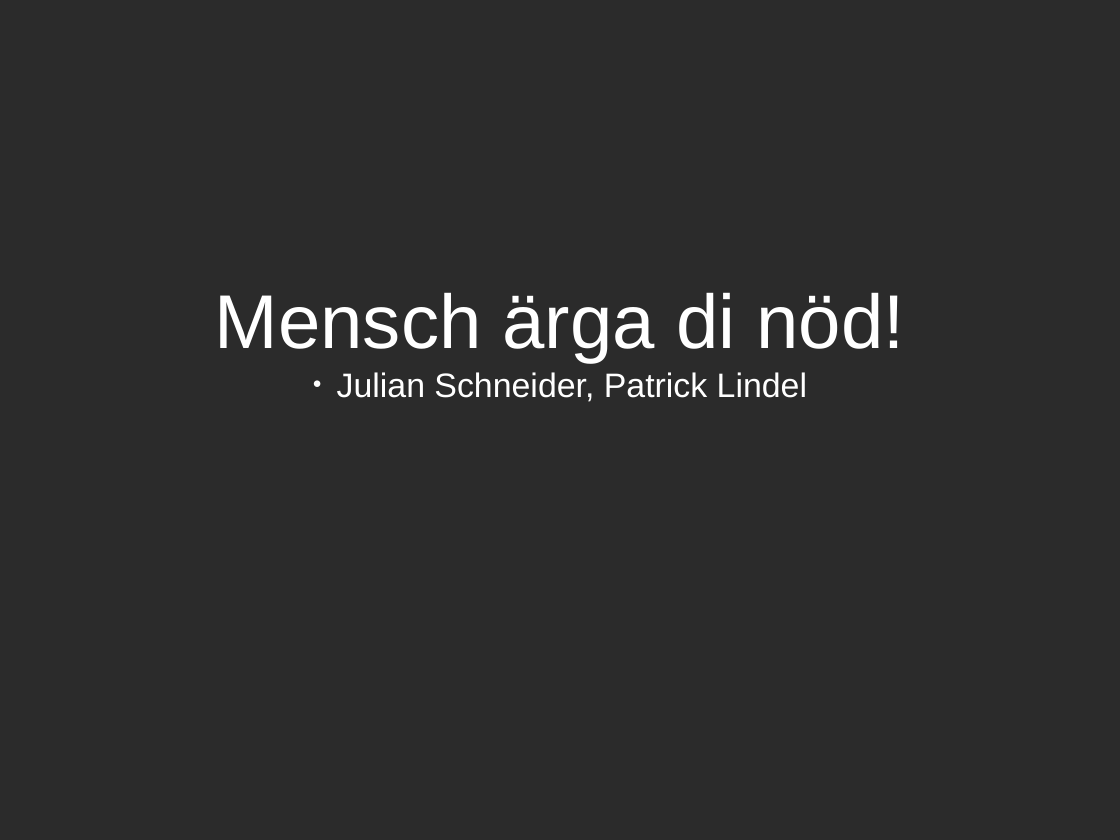
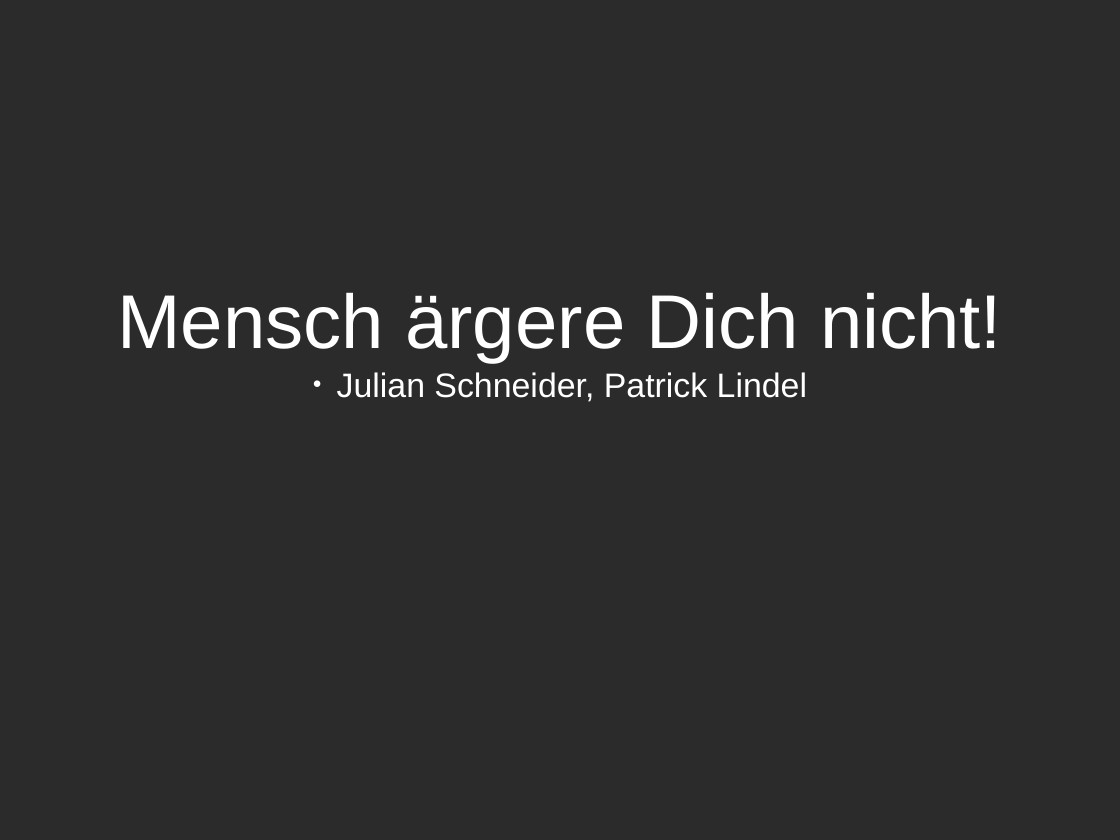
Before and after one commit to CytheY/paju-mensch_wui, a slide deck: slide 1 of webtech.odp. Drawn at 1120x840 pixels with LibreOffice and Linux fonts; fonts in the diff are those of the drawing; background and template pictures are left out; a plain dark background stands for a picture behind light text. Boxes give left, top, right and bottom in pixels: in the first picture for what was removed or moved away, otherwise in the second. Text is boxed around its words. In the diff, an @@ line names an element or a change of style, - is before the commit and + after.

```diff
--- a/webtech.odp
+++ b/webtech.odp
@@ subtitle at (117, 292, 1002, 362): text changed @@
-Mensch ärga di nöd!
+Mensch ärgere Dich nicht!
```
Also in this commit, not shown: 2 other slides changed, 4 slides added, 3 slides removed, 3 other files.
